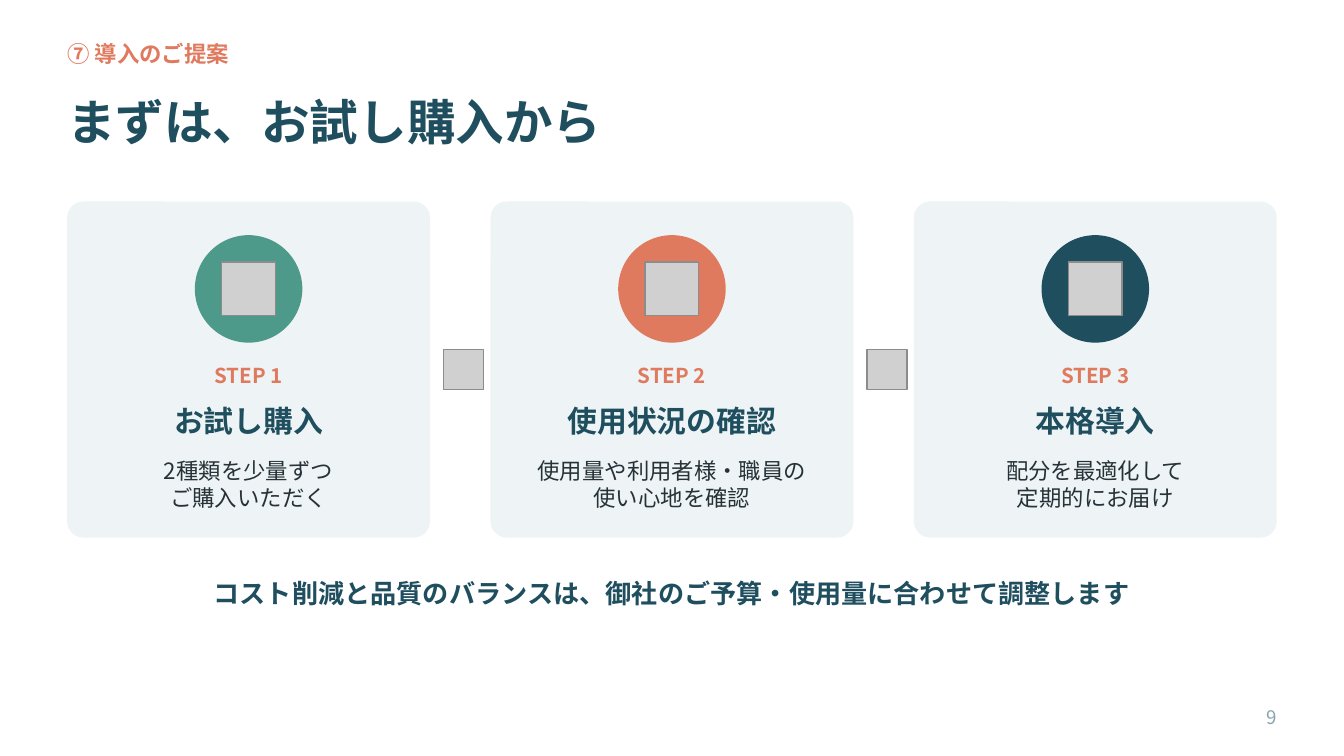
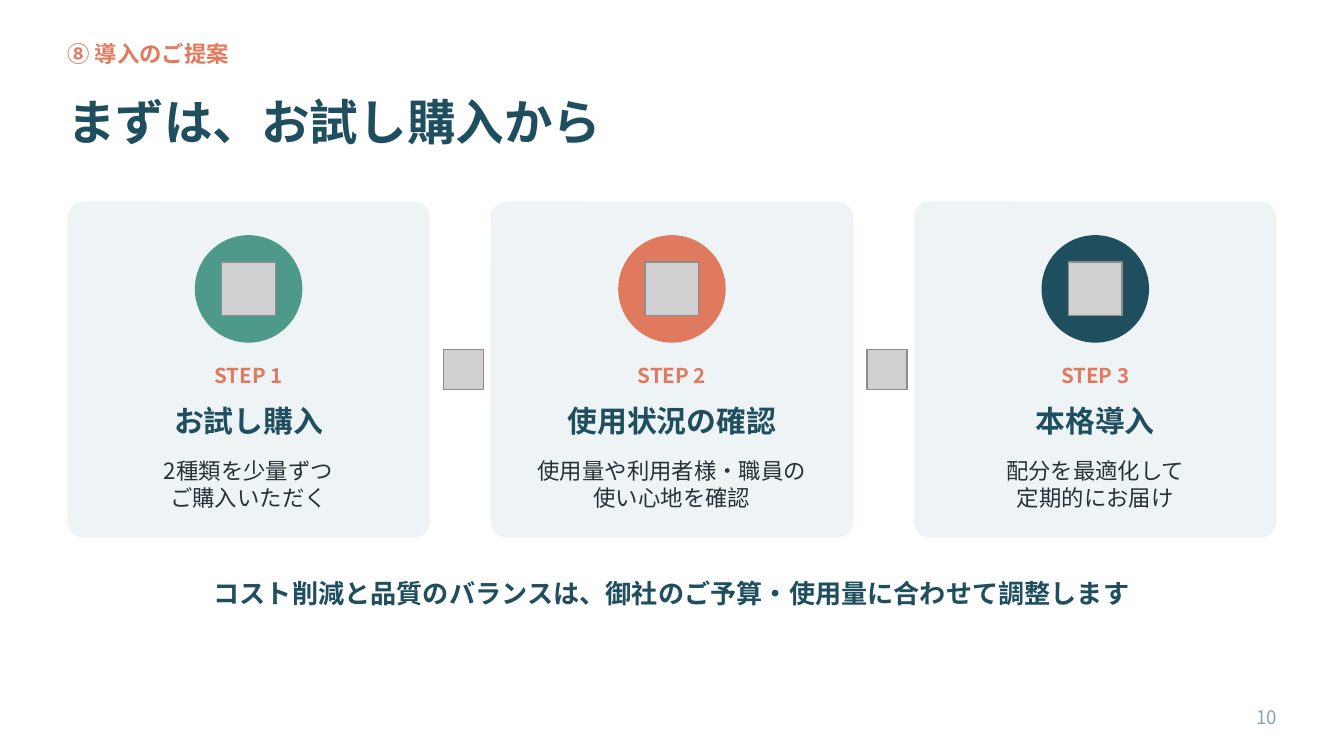
Before and after one commit to ha19870907-a11y/turbo-disco, a slide deck: slide 10 of tissue_sales_roleplay.pptx (slide 9 before the commit). Drawn at 1344x756 pixels with LibreOffice and Linux fonts; fonts in the diff are those of the drawing; grey boxes stand for pictures. Boxes give left, top, right and bottom in pixels: in the first picture for what was removed or moved away, otherwise in the second. Text is boxed around its words. In the diff, an @@ line names an element or a change of style, - is before the commit and + after.

```diff
--- a/tissue_sales_roleplay.pptx
+++ b/tissue_sales_roleplay.pptx
@@ text at box(67, 43, 229, 64): text changed @@
-⑦ 導入のご提案
+⑧ 導入のご提案
@@ page number at box(1256, 710, 1277, 724): text changed @@
-9
+10
```
Also in this commit, not shown: 2 other slides changed, 1 slide added, 1 other file.
